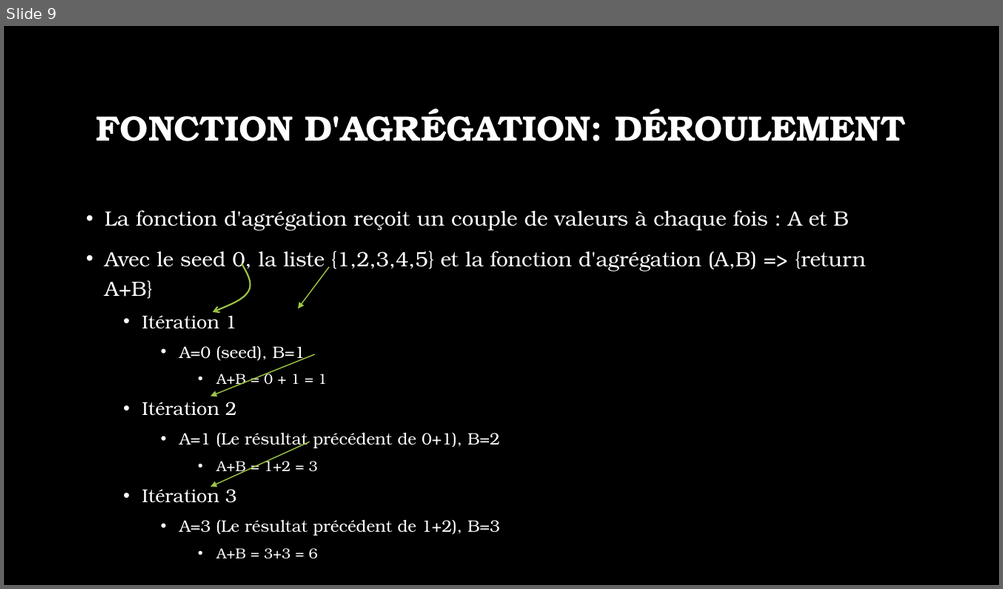
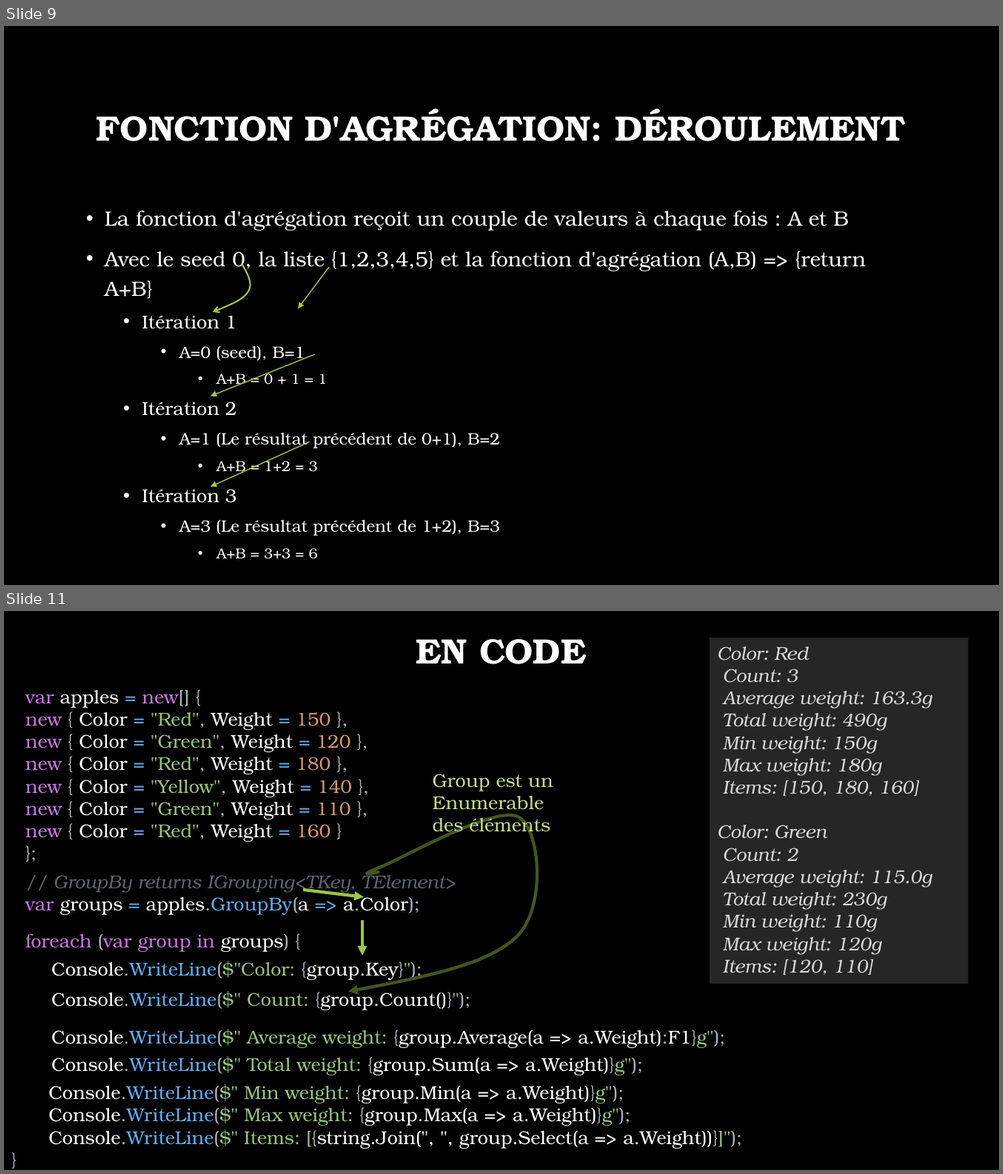
Before and after one commit to jonathanMelly/323-Programmation_fonctionnelle, a slide deck: supports/source/03-Reduce.pptx. Shown one above the other, each under a label of ours: slide 9 before the commit, slides 9 and 11 after it; the slides between them are not shown. The pictures are 1003x589 and 1003x1174 pixels, drawn with LibreOffice and Linux fonts; fonts in the diff are those of the drawing; background and template pictures are left out. Boxes give left, top, right and bottom in pixels: in the first picture for what was removed or moved away, otherwise in the second. Text is boxed around its words. In the diff, an @@ line names an element or a change of style, - is before the commit and + after.

Commit message:
feat(reduce ppt): added groupby+dictionary

```diff
--- a/supports/source/03-Reduce.pptx
+++ b/supports/source/03-Reduce.pptx
@@ slide 11 added at box(4, 611, 999, 1170), background picture (left out) @@
@@ title added at box(415, 639, 586, 664), 34 pt, text #FFFFFF, bold @@
+EN CODE
@@ rectangle added at box(710, 638, 969, 984), fill #262626, 18 pt, text #D9D9D9, italic @@
+Color: Red
+Count: 3
+Average weight: 163.3g
+Total weight: 490g
+Min weight: 150g
+Max weight: 180g
+Items: [150, 180, 160]
+Color: Green
+Count: 2
+Average weight: 115.0g
+Total weight: 230g
+Min weight: 110g
+Max weight: 120g
+Items: [120, 110]
@@ text added at box(25, 690, 352, 842), 18 pt, text #FFFFFF @@
+var apples = new[] {
+new { Color = "Red", Weight = 150 },
+new { Color = "Green", Weight = 120 },
+new { Color = "Red", Weight = 180 },
+new { Color = "Yellow", Weight = 140 },
+new { Color = "Green", Weight = 110 },
+new { Color = "Red", Weight = 160 }
+};
@@ text added at box(432, 774, 553, 837), 18 pt, text #C5DC8F @@
+Group est un Enumerable
+des éléments
@@ freeform shape added at box(348, 815, 537, 992), outline #45561E 3 pt @@
@@ text added at box(25, 871, 456, 915), 18 pt, text #5C6370, italic @@
+// GroupBy returns IGrouping<TKey, TElement>
+var groups = apples.GroupBy(a => a.Color);
@@ arrow added from (303, 890) to (364, 897), #9EC544 3 pt @@
@@ arrow added from (362, 920) to (362, 956), #9EC544 3 pt @@
@@ text added at box(25, 934, 289, 952), 18 pt, text #C678DD @@
+foreach (var group in groups) {
@@ text added at box(51, 961, 422, 981), 18 pt, text #FFFFFF @@
+Console.WriteLine($"Color: {group.Key}");
@@ text added at box(51, 988, 470, 1011), 18 pt, text #FFFFFF @@
+Console.WriteLine($" Count: {group.Count()}");
@@ text added at box(51, 1029, 725, 1048), 18 pt, text #FFFFFF @@
+Console.WriteLine($" Average weight: {group.Average(a => a.Weight):F1}g");
@@ text added at box(51, 1056, 643, 1076), 18 pt, text #FFFFFF @@
+Console.WriteLine($" Total weight: {group.Sum(a => a.Weight)}g");
@@ text added at box(48, 1085, 742, 1149), 18 pt, text #FFFFFF @@
+Console.WriteLine($" Min weight: {group.Min(a => a.Weight)}g");
+Console.WriteLine($" Max weight: {group.Max(a => a.Weight)}g");
+Console.WriteLine($" Items: [{string.Join(", ", group.Select(a => a.Weight))}]");
+}
```
Also in this commit, not shown: 2 slides changed, 4 other slides added, 1 slide removed.
